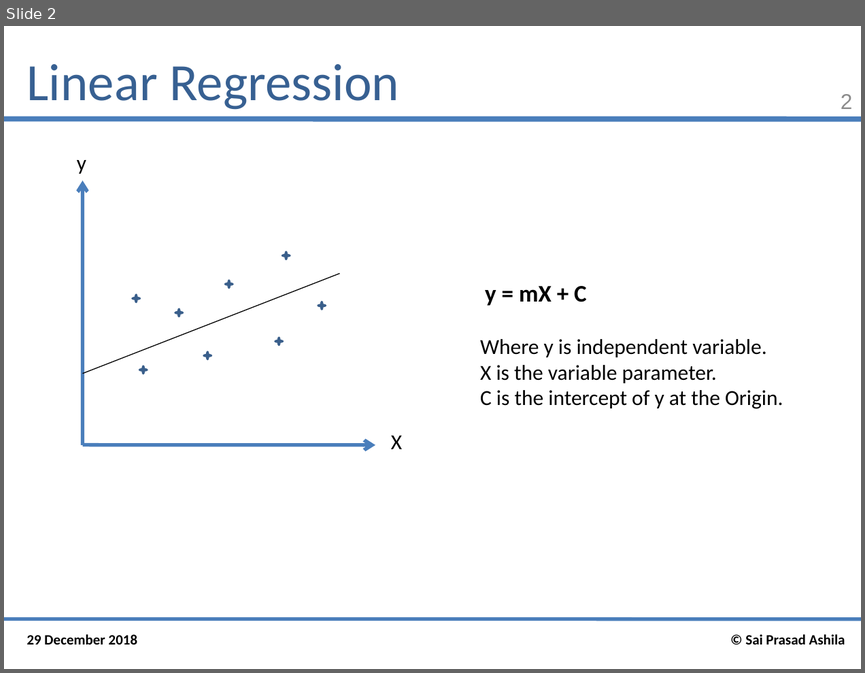
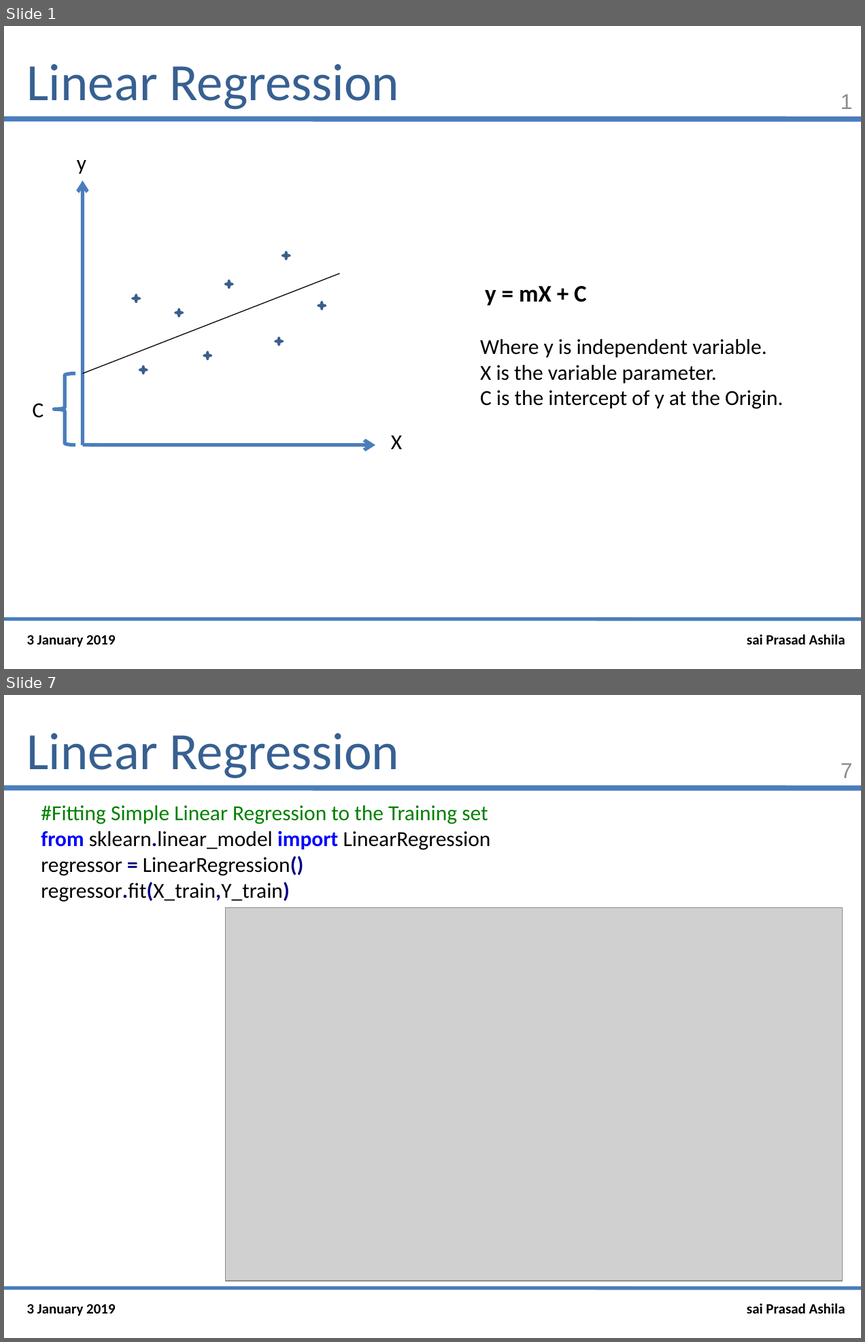
Before and after one commit to saiprasad94/DataSciencePython, a slide deck: Linear_Regression/Linear_Regression.pptx. Shown one above the other, each under a label of ours: slide 2 before the commit, slides 1 and 7 after it; the slides between them are not shown. The pictures are 865x673 and 865x1342 pixels, drawn with LibreOffice and Linux fonts; fonts in the diff are those of the drawing; grey boxes stand for pictures. Boxes give left, top, right and bottom in pixels: in the first picture for what was removed or moved away, otherwise in the second. Text is boxed around its words. In the diff, an @@ line names an element or a change of style, - is before the commit and + after.

Commit message:
3rd jan 4:20 am
powerpoint and Code of Linear Regression

```diff
--- a/Linear_Regression/Linear_Regression.pptx
+++ b/Linear_Regression/Linear_Regression.pptx
@@ slide 7 added at <box>4,695,861,1338</box>, background #FFFFFF; not listed: 2 template elements that a slide beside it also shows @@
@@ title added at <box>27,733,399,779</box>, 44 pt, text #376092 @@
+Linear Regression
@@ page number added at <box>840,763,853,778</box>, 18 pt, text #8C8C8C @@
+7
@@ text added at <box>41,805,491,902</box>, 18 pt, text #000000 @@
+#Fitting Simple Linear Regression to the Training set
+from sklearn.linear_model import LinearRegression
+regressor = LinearRegression()
+regressor.fit(X_train,Y_train)
@@ picture added at <box>225,907,842,1280</box> @@
@@ text added at <box>27,1304,115,1316</box>, 12 pt, text #000000, bold @@
+3 January 2019
@@ text added at <box>747,1303,845,1313</box>, 12 pt, text #000000, bold @@
+sai Prasad Ashila
@@ what was slide 2 is now slide 1 @@
@@ slide 1 changed as well @@
@@ page number at <box>840,94,853,109</box>: text changed @@
-2
+1
@@ left brace added at <box>54,373,75,444</box>, outline #4B7EBC 3 pt @@
@@ text added at <box>33,403,44,418</box>, 18 pt, text #000000 @@
+C
@@ text at <box>27,635,115,647</box>: text changed @@
-29 December 2018
+3 January 2019
@@ text at <box>747,634,845,644</box>: text changed @@
-© Sai Prasad Ashila
+sai Prasad Ashila
```
Also in this commit, not shown: 7 other slides added, 1 slide removed, 2 other files.
